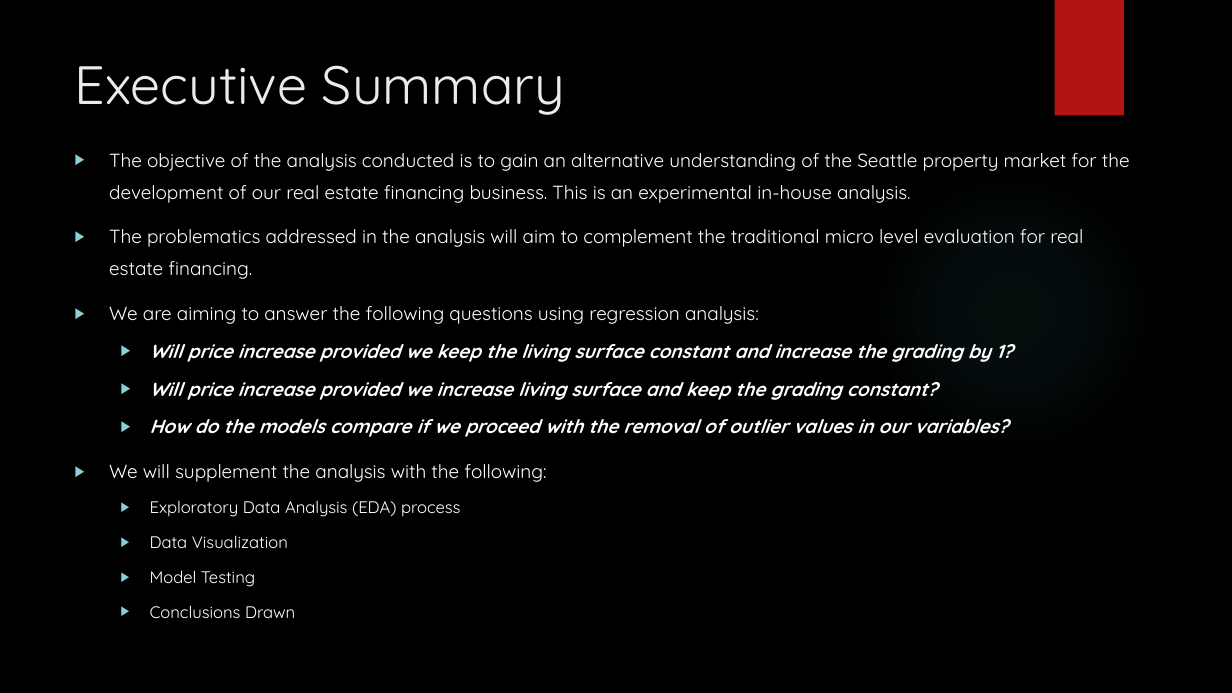
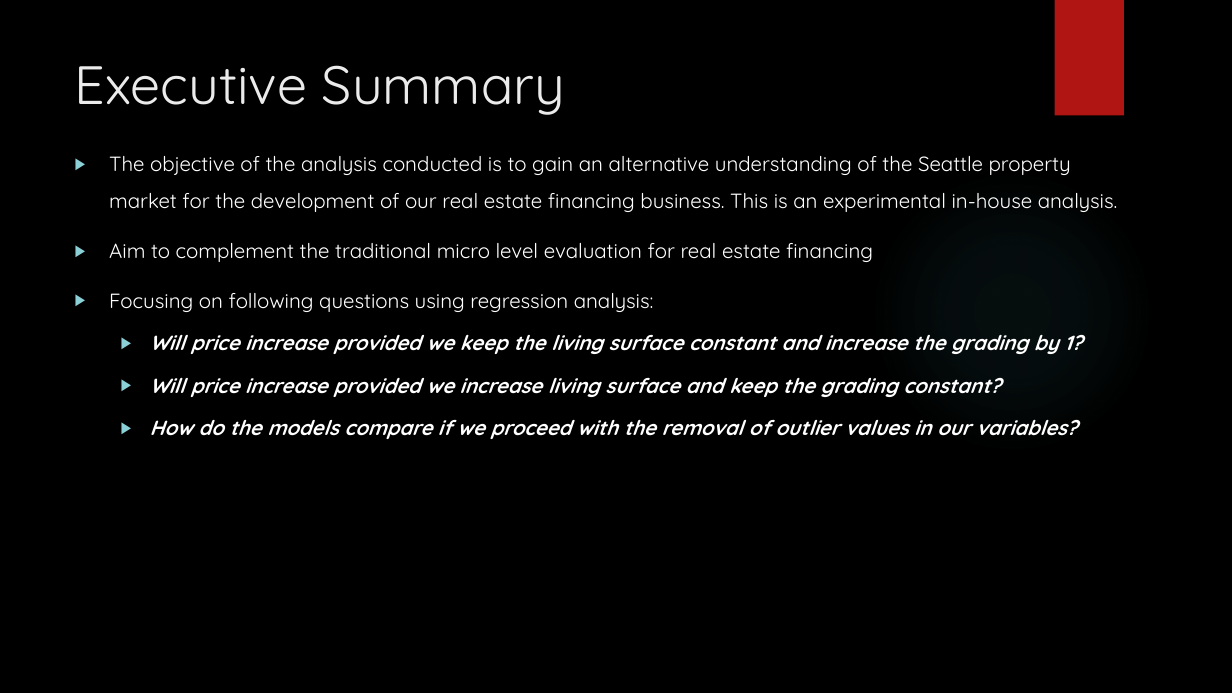
Before and after one commit to Silkways/Seattlers, a slide deck: slide 2 of Flatiron_Mod_1_Slides.pptx. Drawn at 1232x693 pixels with LibreOffice and Linux fonts; fonts in the diff are those of the drawing; background and template pictures are left out. Boxes give left, top, right and bottom in pixels: in the first picture for what was removed or moved away, otherwise in the second. Text is boxed around its words. In the diff, an @@ line names an element or a change of style, - is before the commit and + after.

```diff
--- a/Flatiron_Mod_1_Slides.pptx
+++ b/Flatiron_Mod_1_Slides.pptx
@@ text at bbox=[109, 156, 1118, 439]: size 14.8 to 16 pt in "The objective of the analysis conducted is ...", "Will price increase provided we keep the ...", "Will price increase provided we increase living ...", "How do the models compare if we ..."; line spacing 1.4 to 1.5; line spacing 1.1 to 1.2 @@
@@ text at bbox=[109, 243, 873, 312]: text changed; size 14.8 to 16 pt @@
-▶ The problematics addressed in the analysis will aim to complement the traditional micro level evaluation for real estate financing.
-▶ We are aiming to answer the following questions using regression analysis:
+▶ Aim to complement the traditional micro level evaluation for real estate financing
+▶ Focusing on following questions using regression analysis:
@@ text at bbox=[109, 464, 546, 618]: paragraphs removed @@
-▶ We will supplement the analysis with the following:
-  ▶ Exploratory Data Analysis (EDA) process
-  ▶ Data Visualization
-  ▶ Model Testing
-  ▶ Conclusions Drawn
```
Also in this commit, not shown: 6 other slides changed, 1 other file.
